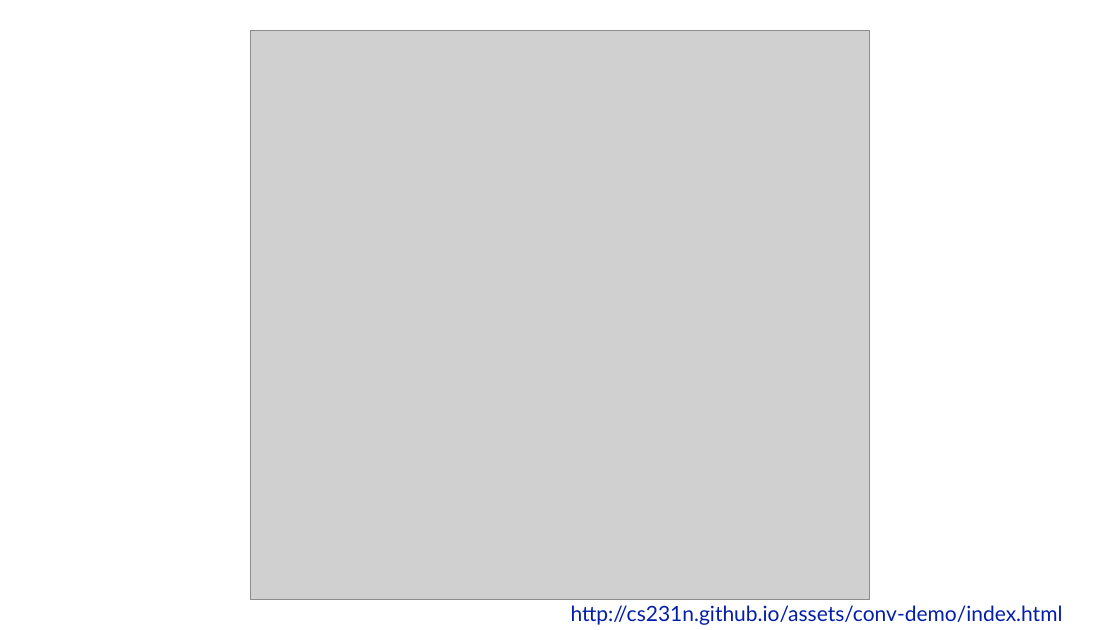
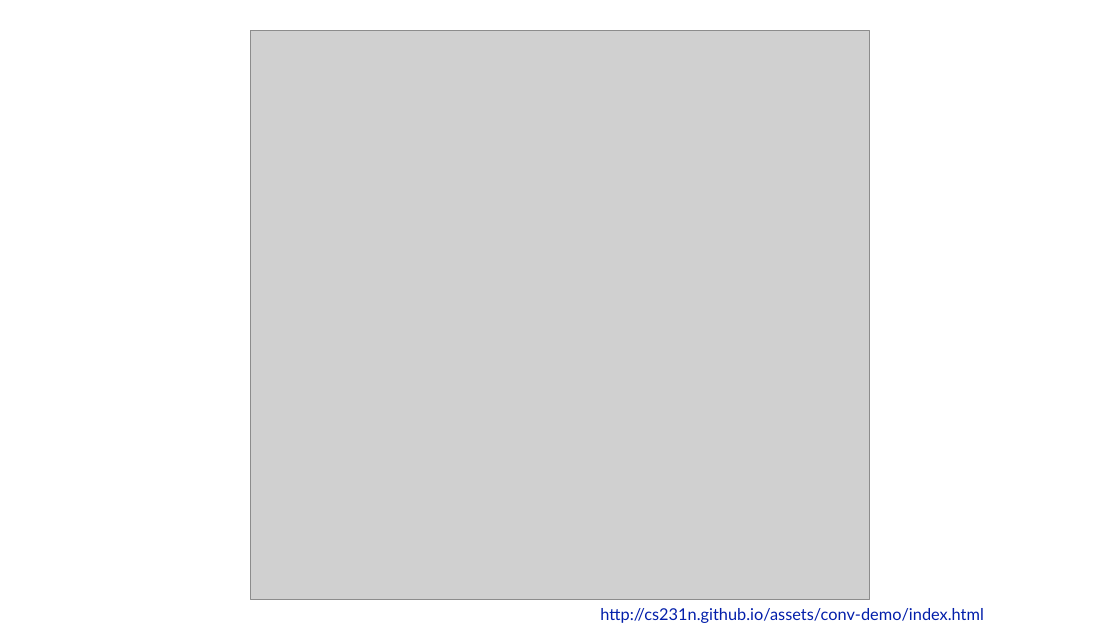
Before and after one commit to LeonJinC/Fast-Convolution-with-SIMD-and-GEMM, a slide deck: slide 5 of 结合SIMD和GEMM的快速卷积及其在高斯模糊中的应用.pptx. Drawn at 1120x630 pixels with LibreOffice and Linux fonts; fonts in the diff are those of the drawing; grey boxes stand for pictures. Boxes give left, top, right and bottom in pixels: in the first picture for what was removed or moved away, otherwise in the second. Text is boxed around its words. In the diff, an @@ line names an element or a change of style, - is before the commit and + after.

```diff
--- a/结合SIMD和GEMM的快速卷积及其在高斯模糊中的应用.pptx
+++ b/结合SIMD和GEMM的快速卷积及其在高斯模糊中的应用.pptx
@@ text "http://cs231n.github.io/assets/conv-demo/index.html": place and size @@
-text "http://cs231n.github.io/assets/conv-demo/index.html" at (571, 605, 1063, 625)
+text "http://cs231n.github.io/assets/conv-demo/index.html" at (600, 608, 983, 623)
@@ text "http://cs231n.github.io/assets/conv-demo/index.html" at (600, 608, 983, 623): size 18 to 14 pt @@
```
Also in this commit, not shown: 8 other slides changed, 1 other file.
